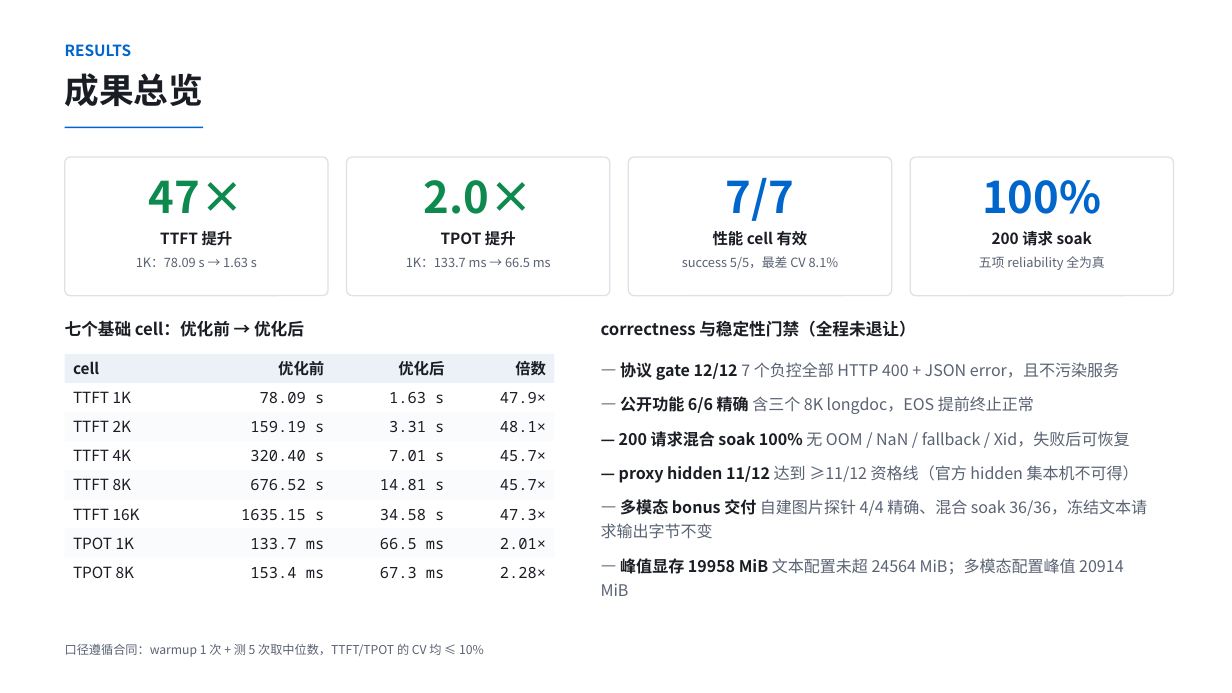
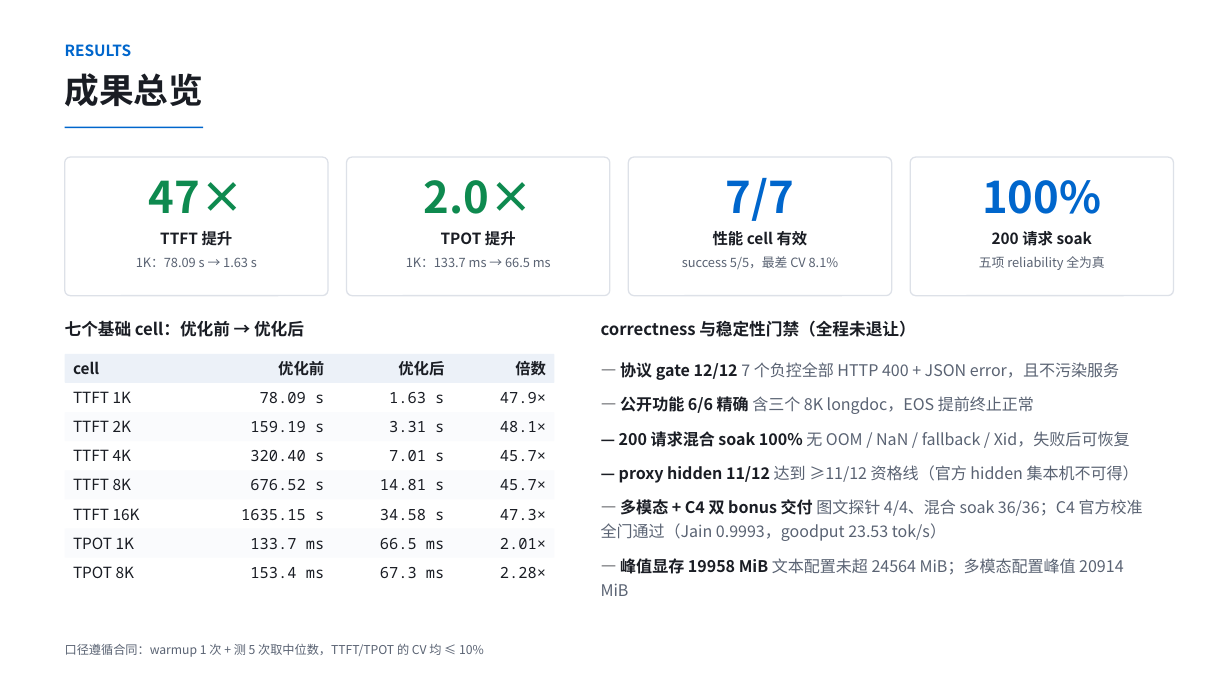
Before and after one commit to mygqdmmss/ApxInf, a slide deck: slide 2 of pdf/项目6_程仁龙_4090能飞_v1.pptx. Drawn at 1232x693 pixels with LibreOffice and Linux fonts; fonts in the diff are those of the drawing. Boxes give left, top, right and bottom in pixels: in the first picture for what was removed or moved away, otherwise in the second. Text is boxed around its words. In the diff, an @@ line names an element or a change of style, - is before the commit and + after.

```diff
--- a/pdf/项目6_程仁龙_4090能飞_v1.pptx
+++ b/pdf/项目6_程仁龙_4090能飞_v1.pptx
@@ text at (x1=601, y1=499, x2=1143, y2=541): text changed @@
-— 多模态 bonus 交付 自建图片探针 4/4 精确、混合 soak 36/36，冻结文本请求输出字节不变
+— 多模态 + C4 双 bonus 交付 图文探针 4/4、混合 soak 36/36；C4 官方校准全门通过（Jain 0.9993，goodput 23.53 tok/s）
```
Also in this commit, not shown: 5 other slides changed, 1 slide added, 3 other files.
